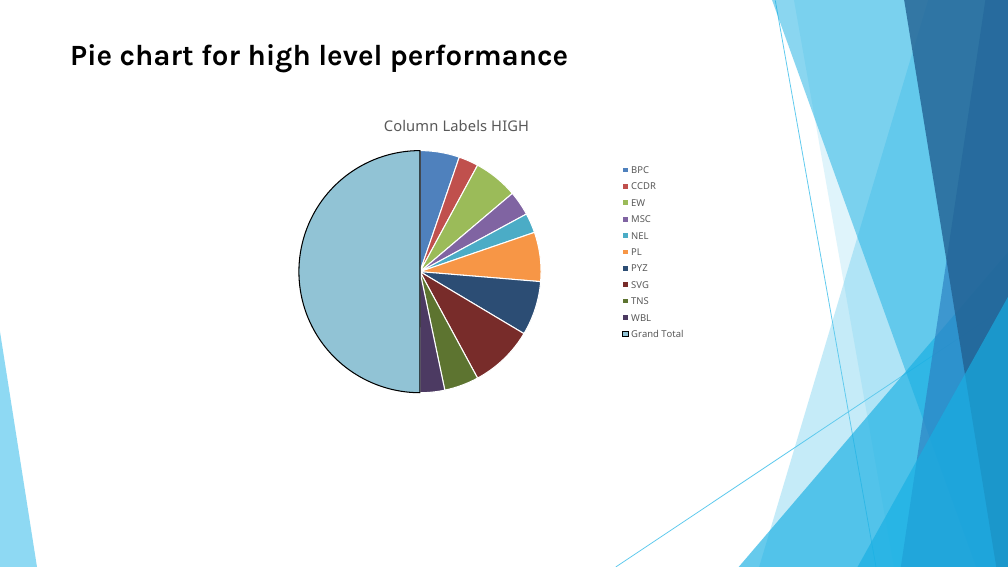
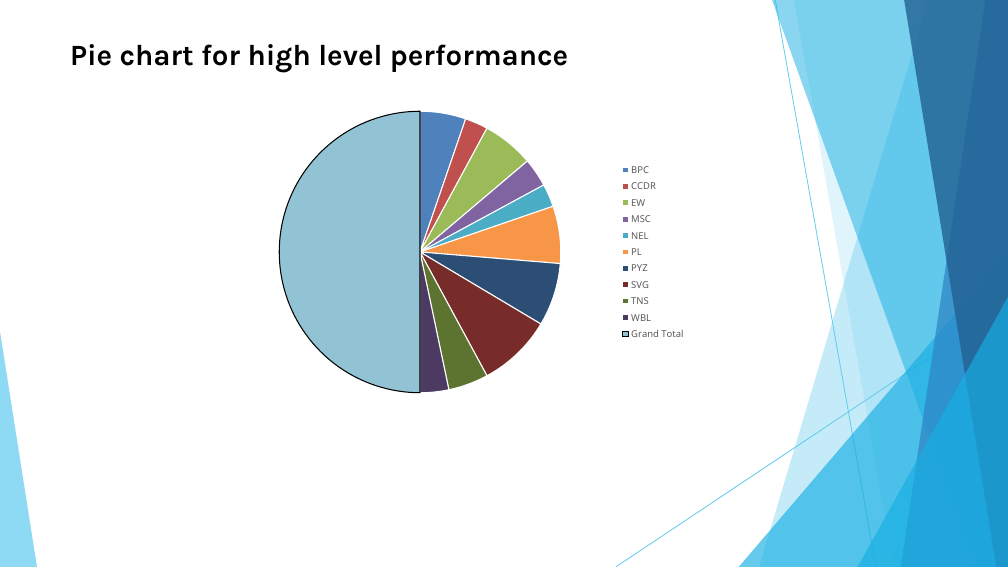
Before and after one commit to Ashik13082004/TNSDC-DA, a slide deck: slide 13 of 756523e5-d1fe-4f42-b2b8-9c1d1a362dfb.pptx. Drawn at 1008x567 pixels with LibreOffice and Linux fonts; fonts in the diff are those of the drawing. Boxes give left, top, right and bottom in pixels: in the first picture for what was removed or moved away, otherwise in the second. Text is boxed around its words. In the diff, an @@ line names an element or a change of style, - is before the commit and + after.

```diff
--- a/756523e5-d1fe-4f42-b2b8-9c1d1a362dfb.pptx
+++ b/756523e5-d1fe-4f42-b2b8-9c1d1a362dfb.pptx
@@ pie chart at [221,101,693,403] @@
@@ title "Column Labels HIGH" removed @@
-Column Labels HIGH: 5, 3, 6, 3, 3, 7, 7, 9, 5, 3, 50
+Series 1: 5, 3, 6, 3, 3, 7, 7, 9, 5, 3, 50
```
Also in this commit, not shown: 4 other slides changed, 1 other file.
